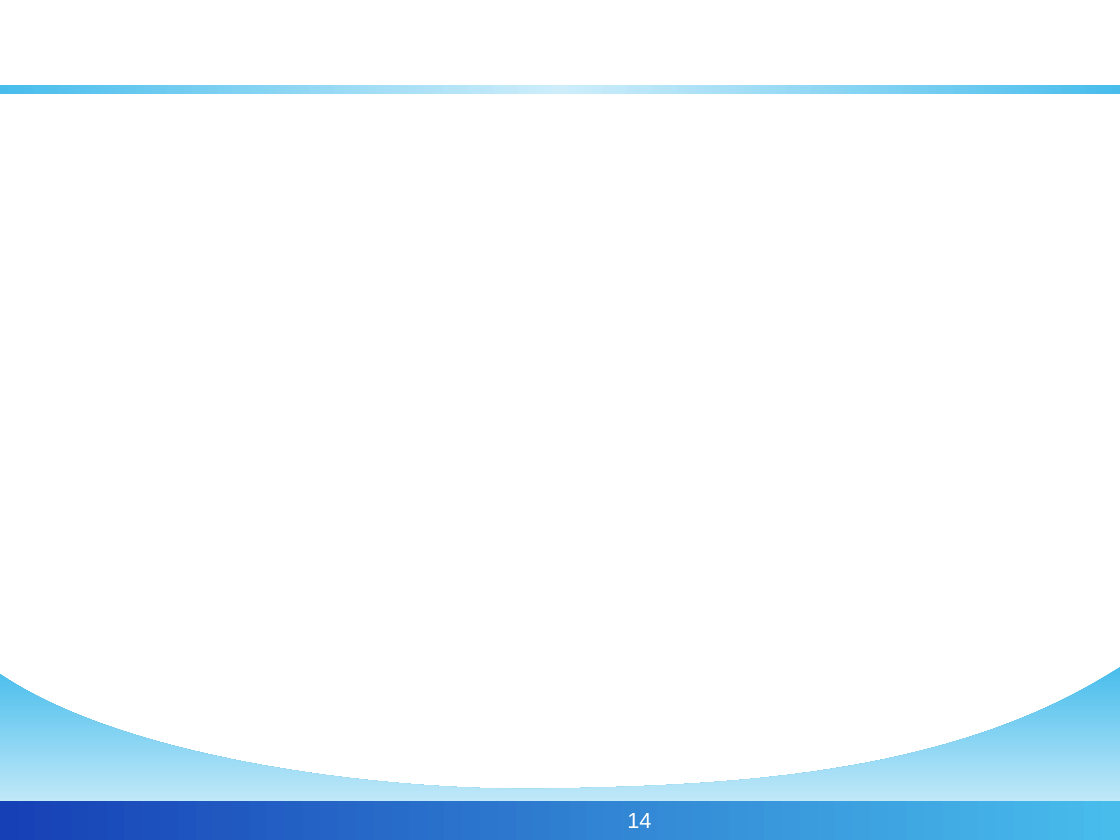
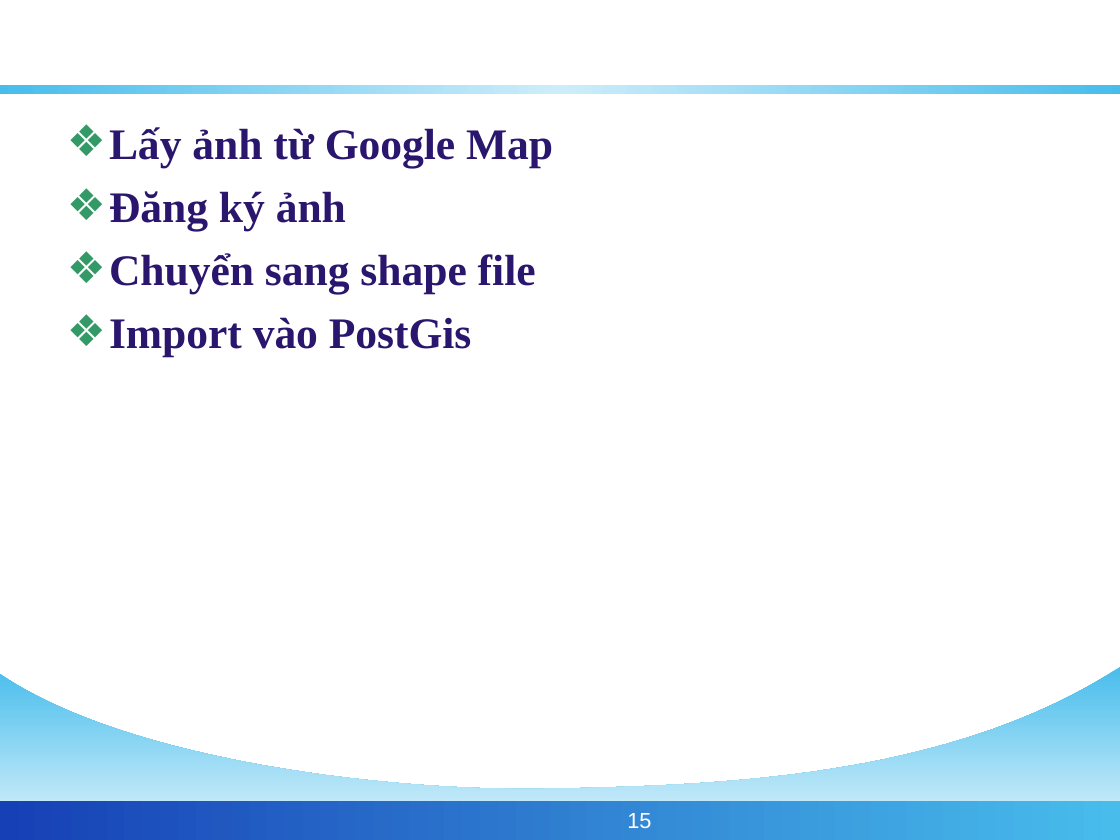
Before and after one commit to phamngsinh/cantho-webgis, a slide deck: slide 15 of Document/Bao Cao/BaoCaoLuanVan.ppt (slide 14 before the commit). Drawn at 1120x840 pixels with LibreOffice and Linux fonts; fonts in the diff are those of the drawing; background and template pictures are left out. Boxes give left, top, right and bottom in pixels: in the first picture for what was removed or moved away, otherwise in the second. Text is boxed around its words. In the diff, an @@ line names an element or a change of style, - is before the commit and + after.

```diff
--- a/Document/Bao Cao/BaoCaoLuanVan.ppt
+++ b/Document/Bao Cao/BaoCaoLuanVan.ppt
@@ text added at <box>109,127,553,357</box>, 28 pt, text #2B166E, bold @@
+❖ Lấy ảnh từ Google Map
+❖ Đăng ký ảnh
+❖ Chuyển sang shape file
+❖ Import vào PostGis
@@ page number at <box>627,813,651,828</box>: text changed @@
-14
+15
```
Also in this commit, not shown: 3 other slides changed, 1 slide added.
